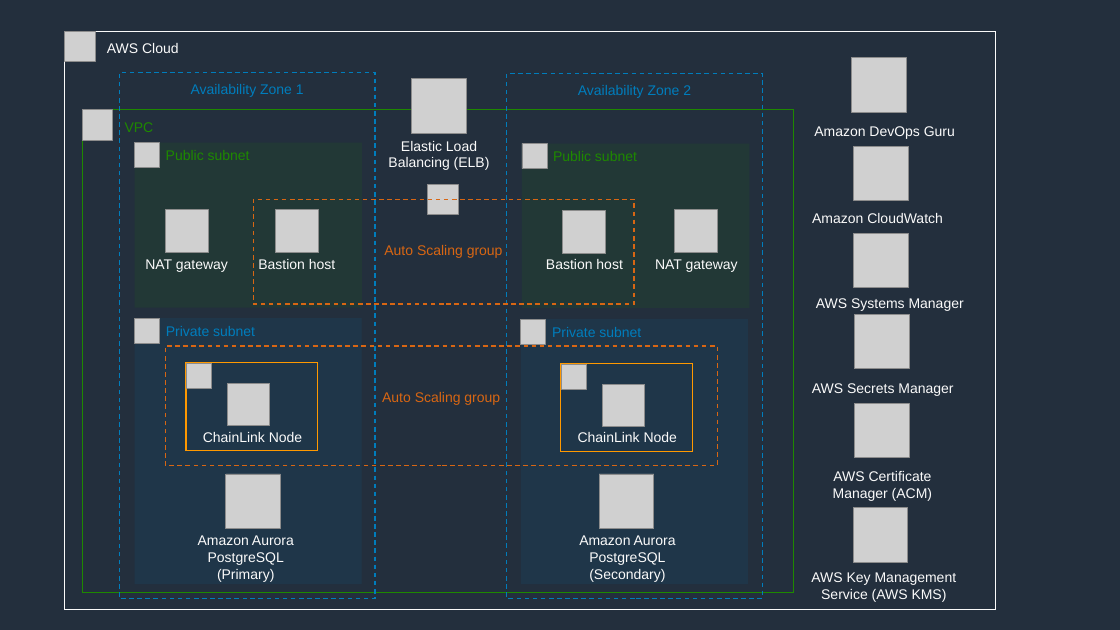
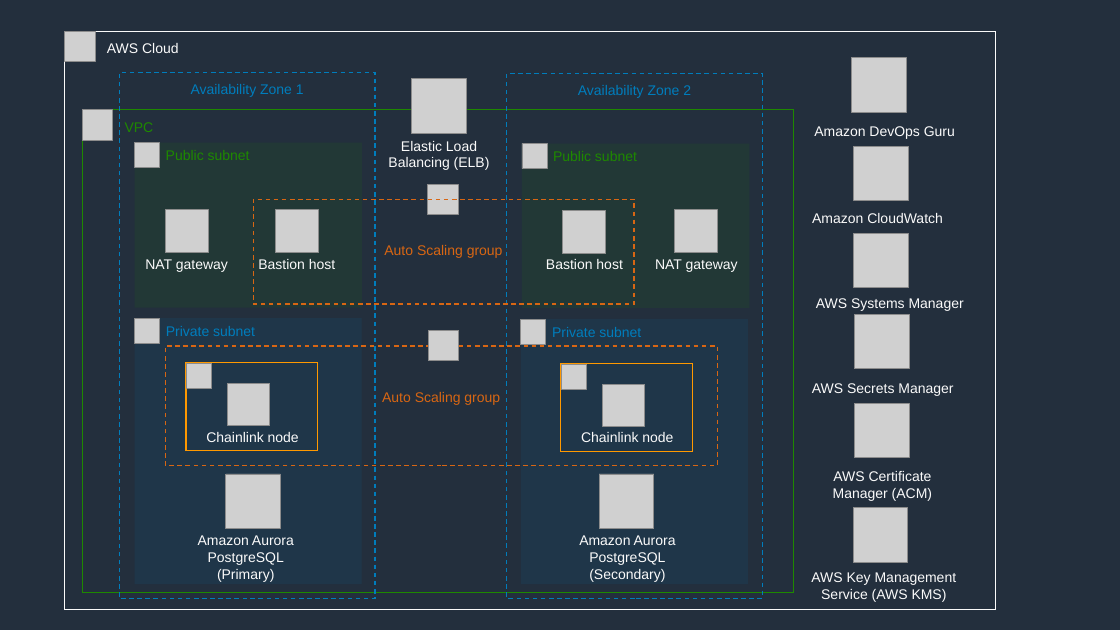
Before and after one commit to aws-quickstart/quickstart-chainlinklabs-chainlink-node, a slide deck: slide 3 of docs/images/ChainLink Node Quick Start architecture diagram.pptx. Drawn at 1120x630 pixels with LibreOffice and Linux fonts; fonts in the diff are those of the drawing; grey boxes stand for pictures. Boxes give left, top, right and bottom in pixels: in the first picture for what was removed or moved away, otherwise in the second. Text is boxed around its words. In the diff, an @@ line names an element or a change of style, - is before the commit and + after.

```diff
--- a/docs/images/ChainLink Node Quick Start architecture diagram.pptx
+++ b/docs/images/ChainLink Node Quick Start architecture diagram.pptx
@@ picture added at <box>429,330,459,360</box> @@
@@ text at <box>206,432,299,442</box>: text changed @@
-ChainLink Node
+Chainlink node
@@ text at <box>581,432,673,442</box>: text changed @@
-ChainLink Node
+Chainlink node
```
Also in this commit, not shown: 1 other slide changed, 7 other files.
